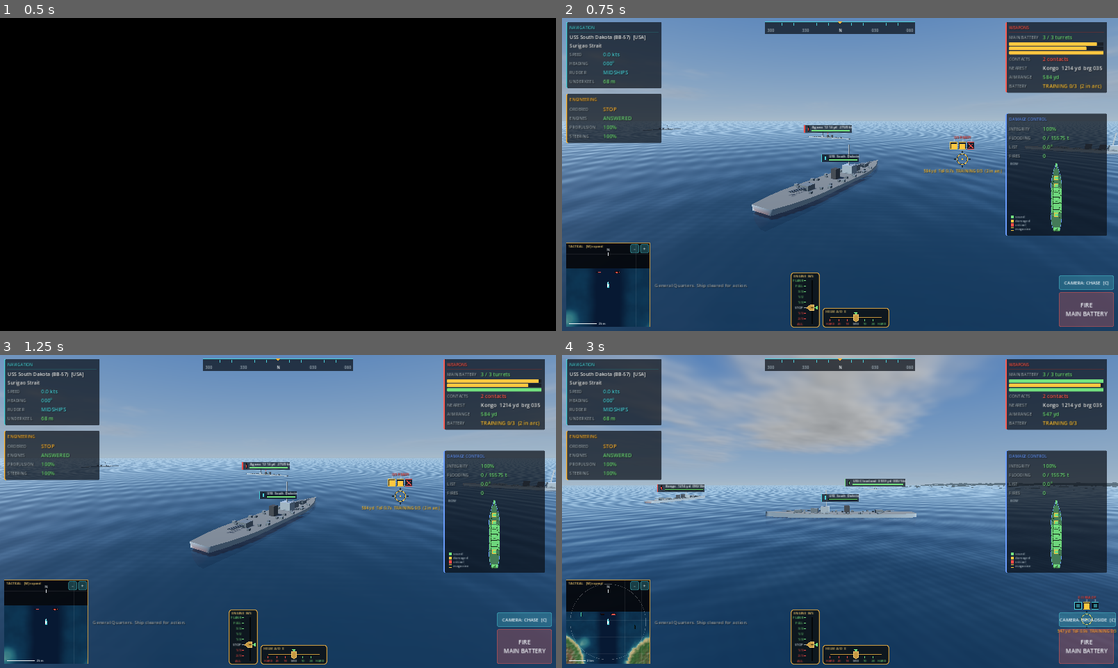
Above: before the commit, frames 1-4 (two rows, left to right).
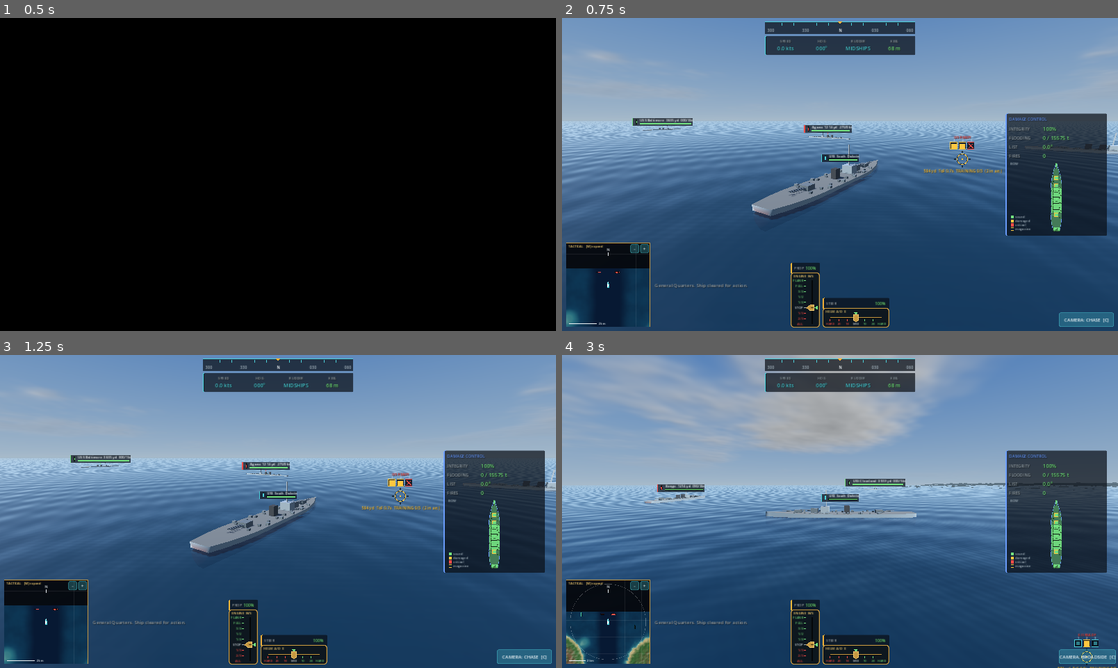
Above: after the commit, the same moments.

Repository: KWKoch/HullDown
Game: Godot game, scene res://scenes/title_cinematic.tscn
Same seed, same stepped clock (60 frames per second), same inputs: the game is played once before the commit and once after it.
Inputs (mouse positions are in pixels of both pictures, inside the frame that each line leads up to):
- Up to frame 1 (0.5 s): no input
- Up to frame 2 (0.75 s): tap Enter at 0.5 s; move the mouse to (962, 158) at 0.52 s; hold D (rudder_right) from 0.53 s (still down); tap X at 0.6 s; click (962, 158) at 0.67 s
- Up to frame 3 (1.25 s): keep holding D (rudder_right); tap Space at 0.77 s
- Up to frame 4 (3 s): release D (rudder_right) at 1.25 s; click "-" at 1.25 s; click (1084, 646) at 2 s, where only the run before the commit has a clickable "FIRE MAIN BATTERY"; click "CAMERA: CHASE [C]" at 2.75 s

Frame 1 is identical in both runs. In frame 2, 14% of the frame differs, in the area x 0-100%, y 1-99%; in frame 3, 14%; in frame 4, 14%, in the area x 0-100%, y 1-100%.

Commit message:
HUD declutter: nav strip under compass, damage tags above gauges, remove engineering/weapons panels and ship title, fire button on touch only
Co-Authored-By: Claude Sonnet 5.5 <noreply@anthropic.com>
Claude-Session: https://claude.ai/code/session_01LqtTQ2aJhkQrxi4uazJqin

Diff:
--- a/scripts/ui/hud.gd
+++ b/scripts/ui/hud.gd
@@ -50,8 +50,6 @@
 var _alert_box: VBoxContainer
 var _log_box: VBoxContainer
 var _log: Array = []                  ## [text, color, age]
-var _turret_box: VBoxContainer
-var _turret_bars: Array[ProgressBar] = []
 var _fire_state: Dictionary = {}      ## compartment id -> bool, for edge-detecting events
 var _flood_state: Dictionary = {}
 var _t := 0.0
@@ -134,6 +132,26 @@
 	_values[key] = v
 
 
+## A small status tag (e.g. "PROP 100%") that sits above a control gauge; returns its value label.
+func _gauge_tag(pos: Vector2, width: float, caption: String) -> Label:
+	var pc := PanelContainer.new()
+	pc.add_theme_stylebox_override("panel", _style(C_ENG))
+	pc.mouse_filter = Control.MOUSE_FILTER_IGNORE
+	add_child(pc)
+	pc.position = pos
+	pc.custom_minimum_size = Vector2(width, 0)
+	var h := HBoxContainer.new()
+	h.mouse_filter = Control.MOUSE_FILTER_IGNORE
+	pc.add_child(h)
+	var k := _label(caption, 12, C_DIM)
+	h.add_child(k)
+	var v := _label("-", 14, C_TEXT)
+	v.size_flags_horizontal = Control.SIZE_EXPAND_FILL
+	v.horizontal_alignment = HORIZONTAL_ALIGNMENT_RIGHT
+	h.add_child(v)
+	return v
+
+
 func _build() -> void:
 	_plates = Control.new()
 	_plates.set_anchors_preset(Control.PRESET_FULL_RECT)
@@ -145,34 +163,33 @@
 	_reticle.mouse_filter = Control.MOUSE_FILTER_IGNORE
 	_reticle.draw.connect(_draw_reticle)
 	add_child(_reticle)
-	# NAVIGATION (top-left, teal)
-	var nav := _panel("NAVIGATION", C_NAV, Control.PRESET_TOP_LEFT, Vector2(14, 14), 330)
-	var name_l := _label("", 17, C_TEXT)
-	nav.add_child(name_l)
-	_values["name"] = name_l
-	_row(nav, "speed", "SPEED", C_NAV)
-	_row(nav, "heading", "HEADING", C_NAV)
-	_row(nav, "rudder", "RUDDER", C_NAV)
-	_row(nav, "depth", "UNDER KEEL", C_NAV)
-
-	# ENGINEERING (below navigation, amber)
-	var eng := _panel("ENGINEERING", C_ENG, Control.PRESET_TOP_LEFT, Vector2(14, 262), 330)
-	_row(eng, "order", "ORDERED", C_ENG)
-	_row(eng, "answer", "ENGINES", C_ENG)
-	_row(eng, "prop", "PROPULSION", C_ENG)
-	_row(eng, "steer", "STEERING", C_ENG)
-
-	# WEAPONS (top-right, red)
-	var wep := _panel("WEAPONS", C_WEP, Control.PRESET_TOP_RIGHT, Vector2(-364, 14), 350)
-	_row(wep, "battery", "MAIN BATTERY", C_WEP)
-	_turret_box = VBoxContainer.new()
-	_turret_box.add_theme_constant_override("separation", 3)
-	_turret_box.mouse_filter = Control.MOUSE_FILTER_IGNORE
-	wep.add_child(_turret_box)
-	_row(wep, "hostiles", "CONTACTS", C_WEP)
-	_row(wep, "nearest", "NEAREST", C_WEP)
-	_row(wep, "aim", "AIM RANGE", C_WEP)
-	_row(wep, "bearing", "BATTERY", C_WEP)
+	# Navigation strip, centred under the compass: speed, heading, rudder, water under the keel.
+	var strip := PanelContainer.new()
+	strip.add_theme_stylebox_override("panel", _style(C_NAV))
+	strip.mouse_filter = Control.MOUSE_FILTER_IGNORE
+	add_child(strip)
+	strip.position = Vector2(960.0 - 260.0, 62)
+	strip.custom_minimum_size = Vector2(520, 0)
+	var hb := HBoxContainer.new()
+	hb.add_theme_constant_override("separation", 6)
+	hb.mouse_filter = Control.MOUSE_FILTER_IGNORE
+	strip.add_child(hb)
+	for it in [["speed", "SPEED"], ["heading", "HDG"], ["rudder", "RUDDER"], ["depth", "KEEL"]]:
+		var cell := VBoxContainer.new()
+		cell.size_flags_horizontal = Control.SIZE_EXPAND_FILL
+		cell.add_theme_constant_override("separation", 0)
+		cell.mouse_filter = Control.MOUSE_FILTER_IGNORE
+		var cap := _label(it[1], 12, C_DIM)
+		cap.horizontal_alignment = HORIZONTAL_ALIGNMENT_CENTER
+		cell.add_child(cap)
+		var val := _label("-", 18, C_TEXT)
+		val.horizontal_alignment = HORIZONTAL_ALIGNMENT_CENTER
+		cell.add_child(val)
+		hb.add_child(cell)
+		_values[it[0]] = val
+	# Damage readouts above the engine telegraph and the helm.
+	_values["prop"] = _gauge_tag(Vector2(960.0 - 170.0, 1080.0 - 12.0 - 190.0 - 34.0), 100.0, "PROP")
+	_values["steer"] = _gauge_tag(Vector2(960.0 - 170.0 + 110.0, 1080.0 - 12.0 - 68.0 - 34.0), 230.0, "STEER")
 
 	# DAMAGE CONTROL (right, blue) with the ship schematic
 	var dmg := _panel("DAMAGE CONTROL", C_DMG, Control.PRESET_TOP_RIGHT, Vector2(-364, 330), 350)
@@ -196,7 +213,7 @@
 	_compass.draw.connect(_draw_compass)
 	add_child(_compass)
 	_alert_box = VBoxContainer.new()
-	_alert_box.position = Vector2(1920.0 * 0.5 - 230.0, 64)
+	_alert_box.position = Vector2(1920.0 * 0.5 - 230.0, 140)
 	_alert_box.custom_minimum_size = Vector2(460, 0)
 	_alert_box.mouse_filter = Control.MOUSE_FILTER_IGNORE
 	add_child(_alert_box)
@@ -312,12 +329,16 @@
 	_helm.setup("HELM  A/D  X", false, hl, hc, controls.helm_ordered)
 	_helm.picked.connect(func(i: int) -> void: controls.set_helm(i))
 	_ui_controls.append(_helm)
-	# Fire and camera on the lower right.
+	# Fire button: touch screens only (on a PC the left mouse button fires). Camera sits above it on
+	# touch, and drops to the corner on PC.
+	var touch := DisplayServer.is_touchscreen_available() or OS.get_cmdline_user_args().has("--touchui")
 	_fire_button = _btn("FIRE\nMAIN BATTERY", Vector2(190, 120), Vector2(1920.0 - 14.0 - 190.0, 1080.0 - 14.0 - 120.0), C_WEP)
+	if not touch:
+		_fire_button.visible = false
 	_fire_button.add_theme_font_size_override("font_size", 20)
 	_fire_button.button_down.connect(func() -> void: fire_changed.emit(true))
 	_fire_button.button_up.connect(func() -> void: fire_changed.emit(false))
-	_cam_button = _btn("CAMERA: CHASE  [C]", Vector2(190, 50), Vector2(1920.0 - 14.0 - 190.0, 1080.0 - 14.0 - 120.0 - 58.0), C_NAV)
+	_cam_button = _btn("CAMERA: CHASE  [C]", Vector2(190, 50), Vector2(1920.0 - 14.0 - 190.0, 1080.0 - 14.0 - 50.0 - (128.0 if touch else 0.0)), C_NAV)
 	_cam_button.pressed.connect(func() -> void: camera_pressed.emit())
 
 
@@ -336,6 +357,8 @@
 
 
 func _put(key: String, text: String, color: Color = C_TEXT) -> void:
+	if not _values.has(key):
+		return
 	var l: Label = _values[key]
 	l.text = text
 	l.add_theme_color_override("font_color", color)
@@ -384,7 +407,6 @@
 
 
 func _update_nav() -> void:
-	_put("name", "%s  [%s]\n%s" % [ship.display_name, ship.nation, ground_name], C_TEXT)
 	var kts := absf(ship.speed_ms) / 0.5144
 	var astern := ship.speed_ms < -0.2
 	_put("speed", "%.1f kts%s" % [kts, "  ASTERN" if astern else ""], C_NAV if not astern else C_WARN)
@@ -401,61 +423,15 @@
 
 
 func _update_eng() -> void:
-	_put("order", controls.engine_label(), C_ENG)
-	var answered := controls.engine_answered == controls.engine_ordered
-	_put("answer", "ANSWERED" if answered else "answering...", C_GOOD if answered else C_WARN)
 	var pf := ship.propulsion_fraction()
 	var sf := ship.steering_fraction()
 	_put("prop", "%d%%" % int(pf * 100.0), _status_color(pf))
 	_put("steer", "%d%%" % int(sf * 100.0), _status_color(sf))
 
 
-func _update_weapons(aim_point: Vector3, enemies: int, nearest: Ship) -> void:
-	var turrets := ship.gun_turrets()
-	var ok := 0
-	for t in turrets:
-		if t.is_functional():
-			ok += 1
-	var frac := float(ok) / maxf(1.0, float(turrets.size()))
-	_put("battery", "%d / %d turrets" % [ok, turrets.size()], _status_color(frac))
-	while _turret_bars.size() < turrets.size():
-		var bar := ProgressBar.new()
-		bar.custom_minimum_size = Vector2(300, 12)
-		bar.show_percentage = false
-		bar.mouse_filter = Control.MOUSE_FILTER_IGNORE
-		_turret_box.add_child(bar)
-		_turret_bars.append(bar)
-	for i in _turret_bars.size():
-		var bar2 := _turret_bars[i]
-		if i >= turrets.size():
-			bar2.visible = false
-			continue
-		var t2: Compartment = turrets[i]
-		var left: float = float(gunnery.reload_left.get(t2, 0.0))
-		var full := gunnery.reload_seconds()
-		bar2.max_value = 1.0
-		var fill := 1.0 - clampf(left / maxf(full, 0.1), 0.0, 1.0)
-		bar2.value = fill
-		var col := C_BAD if not t2.is_functional() else (C_GOOD if left <= 0.0 else C_WARN)
-		var sb := StyleBoxFlat.new()
-		sb.bg_color = col
-		sb.set_corner_radius_all(2)
-		bar2.add_theme_stylebox_override("fill", sb)
-		var bg := StyleBoxFlat.new()
-		bg.bg_color = Color(0.1, 0.12, 0.15, 0.9)
-		bg.set_corner_radius_all(2)
-		bar2.add_theme_stylebox_override("background", bg)
-	_put("hostiles", "%d contact%s" % [enemies, "" if enemies == 1 else "s"], C_WEP if enemies > 0 else C_DIM)
-	if nearest != null:
-		var d := ship.global_position.distance_to(nearest.global_position)
-		var rel := nearest.global_position - ship.global_position
-		var brg := bearing_deg(atan2(rel.x, rel.z))
-		_put("nearest", "%s  %d yd  brg %03d" % [nearest.display_name.get_slice(" ", 0), int(d * 1.0936), int(brg)], C_TEXT)
-	else:
-		_put("nearest", "none", C_DIM)
+func _update_weapons(aim_point: Vector3, _enemies: int, _nearest: Ship) -> void:
 	var aim_d := ship.global_position.distance_to(aim_point)
 	var max_r := gunnery.max_range()
-	_put("aim", "%d yd%s" % [int(aim_d * 1.0936), "  OUT OF RANGE" if aim_d > max_r else ""], C_BAD if aim_d > max_r else C_GOOD)
 	var bs := gunnery.battery_status(aim_point)
 	var btxt := ""
 	var bcol := C_GOOD
@@ -762,7 +738,7 @@
 		if p.x < -60 or p.y < -40 or p.x > vp.x + 60 or p.y > vp.y + 40:
 			continue
 		var covered := false
-		for r in [Rect2(0, 0, 360, 430), Rect2(1510, 0, 410, 760), Rect2(780, 860, 380, 220), Rect2(0, 760, 320, 320), Rect2(1700, 880, 220, 200)]:
+		for r in [Rect2(700, 0, 520, 120), Rect2(1510, 320, 410, 440), Rect2(780, 820, 380, 260), Rect2(0, 760, 320, 320), Rect2(1700, 880, 220, 200)]:
 			if (r as Rect2).has_point(p):
 				covered = true
 		if covered or (_big != null and _big.visible):
Not shown, changed: docs/index.html
Not shown, changed: docs/index.pck
